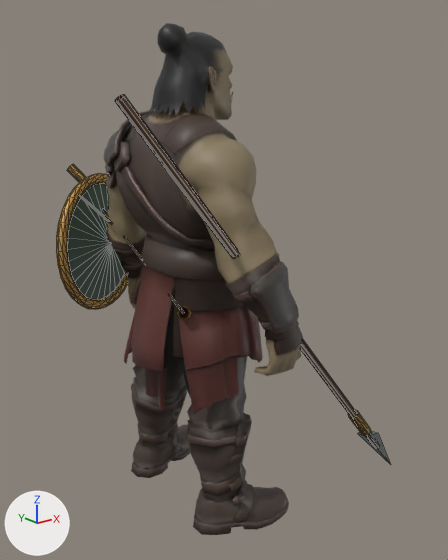
An edit to the glTF model asset/char3d/orc-spear/orc-spear-shared.glb, drawn before and after from the same camera.
Before and after are seen from a camera (50 mm lens) standing at (-0.718, -1.007, 0.892) and looking at (0.143, 0.068, 0.462). The lights are fixed; the arrows at lower left show +X, +Y and +Z. The first picture is the older version. Mesh edges are drawn as thin lines on the coarser meshes.

Names of what the first picture shows: 'Amazon_Shield', 'Amazon_Shield_Rim', 'Amazon_Spear', 'Amazon_Spear_Gold', 'Amazon_Spear_Tip', 'OrcSpear_Body' and 3 more.
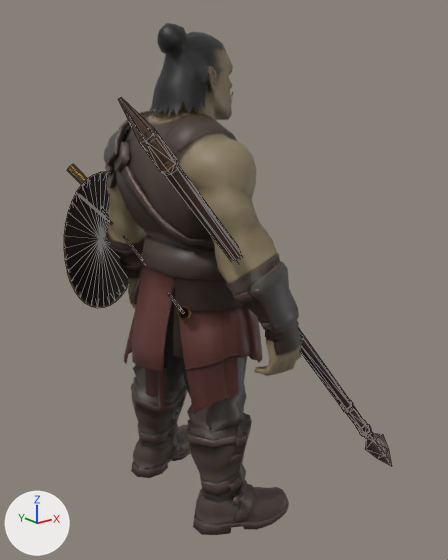
What differs and where, as boxes [x1, y1, x2, y2] in the pictures (448 x 560 px):
'Weapon_Swap', added: after [64, 97, 392, 466]
    faces in mat_tripo_material_5806468e_ac57_4a0c_ad73_b584b626aed0_wsw_001: [64, 172, 128, 308]
    faces in mat_tripo_material_5806468e_ac57_4a0c_ad73_b584b626aed0_wsw: [118, 97, 392, 466]
'Amazon_Shield', no longer drawn: before [67, 183, 125, 300]
'Amazon_Spear', no longer drawn: before [115, 94, 379, 449]
'Amazon_Shield_Rim', no longer drawn (orange): before [56, 173, 127, 309]
'Amazon_Spear_Tip', no longer drawn: before [357, 431, 390, 464]
'Amazon_Spear_Gold', no longer drawn: before [348, 409, 371, 436]

The change in detail:
Picture 'NormalGL_5806468e-ac57-4a0c-ad73-b584b626aed0_wsw' (img_normalgl_5806468e_ac57_4a0c_ad73_b584b626aed0_wsw) is new.
Picture 'ORM_5806468e-ac57-4a0c-ad73-b584b626aed0_wsw' (img_orm_5806468e_ac57_4a0c_ad73_b584b626aed0_wsw) is new.
Picture 'Color_5806468e-ac57-4a0c-ad73-b584b626aed0_wsw' (img_color_5806468e_ac57_4a0c_ad73_b584b626aed0_wsw) is new.
Picture 'NormalGL_5806468e-ac57-4a0c-ad73-b584b626aed0_wsw.001' (img_normalgl_5806468e_ac57_4a0c_ad73_b584b626aed0_wsw_001) is new.
Picture 'ORM_5806468e-ac57-4a0c-ad73-b584b626aed0_wsw.001' (img_orm_5806468e_ac57_4a0c_ad73_b584b626aed0_wsw_001) is new.
Picture 'Color_5806468e-ac57-4a0c-ad73-b584b626aed0_wsw.001' (img_color_5806468e_ac57_4a0c_ad73_b584b626aed0_wsw_001) is new.
Material 'tripo_material_5806468e-ac57-4a0c-ad73-b584b626aed0_wsw' (mat_tripo_material_5806468e_ac57_4a0c_ad73_b584b626aed0_wsw) is new.
Uses the picture img_color_5806468e_ac57_4a0c_ad73_b584b626aed0_wsw.
Uses the picture img_normalgl_5806468e_ac57_4a0c_ad73_b584b626aed0_wsw.
Uses the picture img_orm_5806468e_ac57_4a0c_ad73_b584b626aed0_wsw.
Material 'tripo_material_5806468e-ac57-4a0c-ad73-b584b626aed0_wsw.001' (mat_tripo_material_5806468e_ac57_4a0c_ad73_b584b626aed0_wsw_001) is new.
Uses the picture img_color_5806468e_ac57_4a0c_ad73_b584b626aed0_wsw_001.
Uses the picture img_normalgl_5806468e_ac57_4a0c_ad73_b584b626aed0_wsw_001.
Uses the picture img_orm_5806468e_ac57_4a0c_ad73_b584b626aed0_wsw_001.
Mesh me_weapon_swap is new.
It has 163 vertices, 318 faces and spans x -0.273..0.429, y -0.242..0.373, z 0.001..0.877.
Faces by material slot: [194, 124].
It uses material mat_tripo_material_5806468e_ac57_4a0c_ad73_b584b626aed0_wsw.
It uses material mat_tripo_material_5806468e_ac57_4a0c_ad73_b584b626aed0_wsw_001.
Object 'Amazon_Shield' (ob_amazon_shield) now shows nothing instead of me_round_shield_003.
Object 'Amazon_Shield_Rim' (ob_amazon_shield_rim) now shows nothing instead of me_amazon_shield_rim_003.
Object 'Amazon_Spear' (ob_amazon_spear) now shows nothing instead of me_amazon_spear_003.
Object 'Amazon_Spear_Gold' (ob_amazon_spear_gold) now shows nothing instead of me_amazon_spear_gold_003.
Object 'Amazon_Spear_Tip' (ob_amazon_spear_tip) now shows nothing instead of me_leaf_blade_003.
Object 'Weapon_Swap' (ob_weapon_swap) is new; it shows me_weapon_swap.
Its location is (0.0, 0.0, 0.0).
